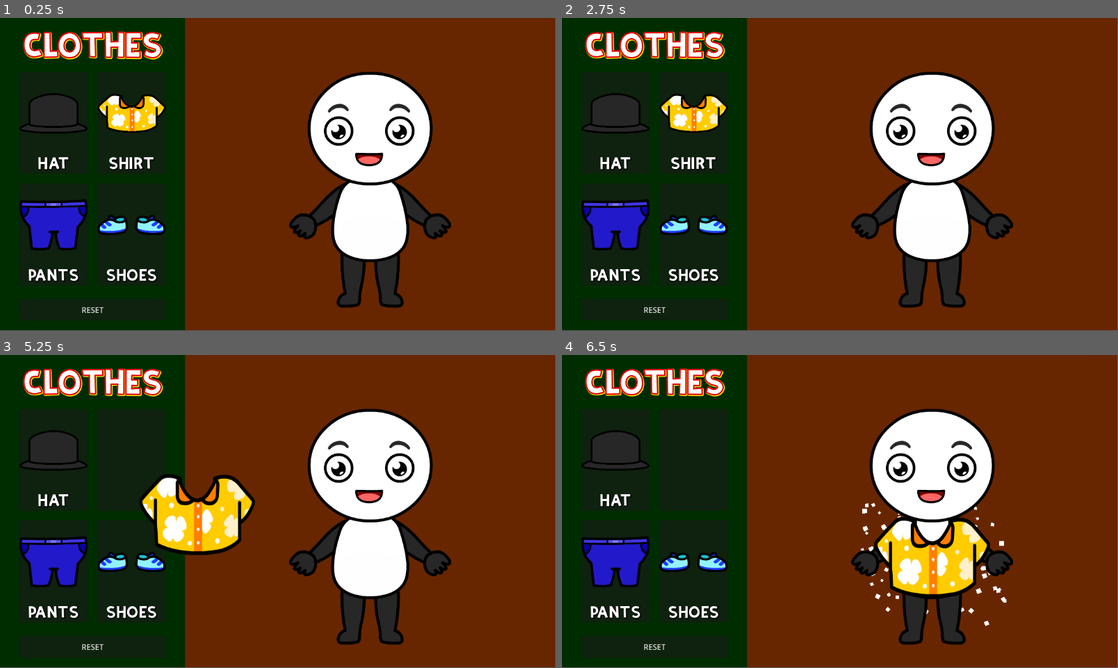
Above: before the commit, frames 1-4 (two rows, left to right).
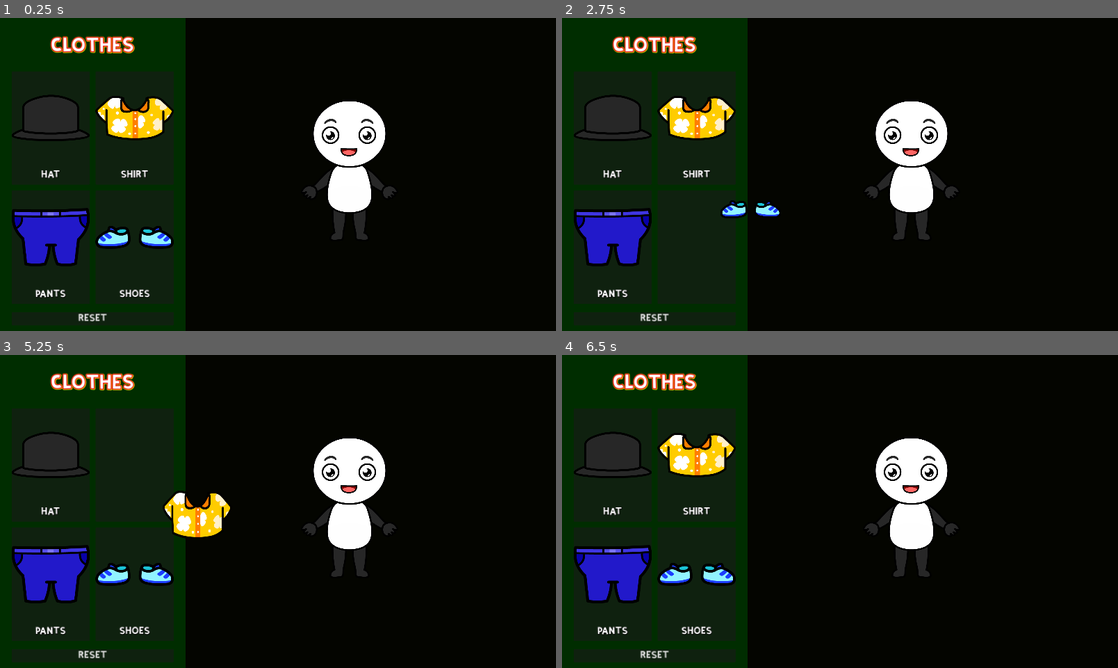
Above: after the commit, the same moments.

Repository: Vivek13130/Godot_internship_project
Game: Godot game, scene res://scenes/main.tscn
Two runs of this game, one before a commit and one after it. Both use one fixed random seed, a clock stepped at 60 frames per second and the inputs below.
Inputs (mouse positions are in pixels of both pictures, inside the frame that each line leads up to):
- Up to frame 1 (0.25 s): no input
- Up to frame 2 (2.75 s): click "RESET" at 0.5 s; tap Enter at 1.25 s; move the mouse to (962, 158) at 1.27 s; click (962, 158) at 1.42 s; tap Space at 2 s; drag from (728, 190) to (934, 80) at 2.02 s
- Up to frame 3 (5.25 s): move the mouse to (333, 442) at 2.77 s; click (333, 442) at 2.92 s; drag from (250, 574) to (372, 558) at 3.52 s; tap Enter at 4.25 s; move the mouse to (444, 558) at 4.27 s; click (444, 558) at 4.42 s; tap Space at 5 s; drag from (111, 464) to (366, 614) at 5.02 s
- Up to frame 4 (6.5 s): move the mouse to (867, 511) at 5.77 s; click (867, 511) at 5.92 s
The window is 799x449 before the commit and 800x450 after it. Grey fills any space a smaller window leaves; there, only what the larger window draws over its background counts as a difference.

The runs differ from the first frame. In frame 1, 70% of the frame differs, in the area x 0-100%, y 0-100%; in frame 2, 70%; in frame 3, 69%; in frame 4, 70%.
Error after the commit: Invalid assignment of property or key 'x' with value of type 'Vector2' on a base object of type 'Vector2'. (res://scripts/gameplay.gd:38)

Commit message:
final commit

Diff:
--- a/project.godot
+++ b/project.godot
@@ -17,3 +17,23 @@
 [autoload]
 
 Manager="*res://scripts/manager.gd"
+
+[display]
+
+window/size/viewport_width=1920
+window/size/viewport_height=1080
+window/size/mode=3
+window/stretch/mode="canvas_items"
+
+[input]
+
+exit={
+"deadzone": 0.5,
+"events": [Object(InputEventKey,"resource_local_to_scene":false,"resource_name":"","device":-1,"window_id":0,"alt_pressed":false,"shift_pressed":false,"ctrl_pressed":false,"meta_pressed":false,"pressed":false,"keycode":0,"physical_keycode":4194305,"key_label":0,"unicode":0,"location":0,"echo":false,"script":null)
+]
+}
+
+[rendering]
+
+renderer/rendering_method="mobile"
+textures/vram_compression/import_etc2_astc=true
--- a/scenes/character.tscn
+++ b/scenes/character.tscn
@@ -76,7 +76,7 @@
 debug_color = Color(0.988851, 0, 0.297294, 0.42)
 
 [node name="MarkerFeet" type="Marker2D" parent="Sprite2D/feet"]
-position = Vector2(0, 417)
+position = Vector2(0, 406)
 
 [node name="head" type="CPUParticles2D" parent="."]
 show_behind_parent = true
@@ -168,8 +168,10 @@
 gravity = Vector2(0, 0)
 initial_velocity_min = 300.0
 initial_velocity_max = 500.0
-angular_velocity_max = 500.0
-damping_max = 5.0
+angular_velocity_min = 400.0
+angular_velocity_max = 720.0
+radial_accel_max = 50.0
+damping_max = 10.0
 scale_amount_min = 10.0
 scale_amount_max = 18.0
 color = Color(1, 1, 0, 1)
--- a/scenes/character_panel.tscn
+++ b/scenes/character_panel.tscn
@@ -15,4 +15,4 @@
 anchor_bottom = 1.0
 grow_horizontal = 2
 grow_vertical = 2
-color = Color(0.406955, 0.150814, 0, 1)
+color = Color(0.0167969, 0.0206215, 0, 1)
--- a/scenes/gameplay.tscn
+++ b/scenes/gameplay.tscn
@@ -9,7 +9,7 @@
 script = ExtResource("1_sy1rp")
 
 [node name="Character" parent="." instance=ExtResource("2_mx6cu")]
-position = Vector2(805, 334)
+position = Vector2(1207, 526)
 scale = Vector2(0.6, 0.6)
 
 [node name="DragDrop" parent="." instance=ExtResource("3_gafl1")]
--- a/scenes/tool_panel.tscn
+++ b/scenes/tool_panel.tscn
@@ -213,6 +213,8 @@
 layout_mode = 2
 size_flags_stretch_ratio = 2.0
 focus_mode = 0
+theme_override_fonts/font = ExtResource("1_mte48")
+theme_override_font_sizes/font_size = 25
 text = "RESET"
 
 [connection signal="gui_input" from="MarginContainer/OuterVBox/MainVBox/UpperHBox/Panel/hatCard" to="." method="_on_card_1_gui_input"]
--- a/scripts/character.gd
+++ b/scripts/character.gd
@@ -40,17 +40,10 @@
 
 	for item_name in drop_item_info.keys():
 
-		print(drop_item_info[item_name])
-		print()
 		if (drop_item_info[item_name]["item_inside_area"] and not drop_item_info[item_name]["placed"]):
-			print("this is still overlappigng -- ", item_name)
 			drop_item_info[item_name]["placed"] = true
-			check_overall_placement()
-			print(drop_item_info[item_name])
-			print()
 			return item_name
 
-	print("returned @@@@ ")
 	return ""
 
 
@@ -62,23 +55,27 @@
 
 	if(count == drop_item_info.size()):
 		$overall.emitting = true
+	return count
 
 func set_correct_position(dragged_item_name : String , dragged_item_instance ) :
 
 	drop_item_info[dragged_item_name]["placed"] = true
 
 	# particle logic :
-	match dragged_item_name:
-		"hat":
-			$head.emitting = true
-		"shirt":
-			$body.emitting = true
-		"pant":
-			$leg.emitting = true
-		"shoes":
-			$feet.emitting = true
-		_:
-			print("Unknown item")
+	if(check_overall_placement() < drop_item_info.size()):
+		# overall particles are differnt than normal ones
+		# so not emitting both together when all clothes are placed
+		match dragged_item_name:
+			"hat":
+				$head.emitting = true
+			"shirt":
+				$body.emitting = true
+			"pant":
+				$leg.emitting = true
+			"shoes":
+				$feet.emitting = true
+			_:
+				print("Unknown item")
 
 
 	# setting at correct position
@@ -130,7 +127,6 @@
 
 func _on_feet_detection_area_area_entered(area: Area2D) -> void:
 	if(area.name == "shoeArea"):
-		print("shoe detected : " , area.name)
 		drop_item_info["shoes"]["item_inside_area"] = true
 
 func _on_feet_detection_area_area_exited(area: Area2D) -> void:
--- a/scripts/drag_drop.gd
+++ b/scripts/drag_drop.gd
@@ -15,15 +15,14 @@
 	# if it is not added to scene tree, then it will not be visible
 
 
-func handle_scale(item_name , dragged_item): # custom scale values , so that dress fits character
+func handle_scale(item_name , _dragged_item_inst): # custom scale values , so that dress fits character
 	if(Manager.custom_scale_values[item_name]):
-		print("setting custom scale ")
 		dragged_item.scale = Manager.custom_scale_values[item_name]
 	else:
 		print("setting scale of invalid item : " , item_name)
 
 
-func _process(delta):
+func _process(_delta):
 	if dragged_item:
 		dragged_item.global_position = get_global_mouse_position()
 
@@ -39,10 +38,8 @@
 		var character = get_parent().get_node("Character")
 		if character :
 			var correct_overlap = character.find_valid_overlap()
-			print("correct overlap ----- " , correct_overlap)
 			if(correct_overlap == ""):
 				# no valid overlap found , reset position
-				print("resetting position ")
 				Manager.reset_position(dragged_item_name, temp_dragged_item)
 			else:
 				character.set_correct_position(dragged_item_name , temp_dragged_item)
--- a/scripts/gameplay.gd
+++ b/scripts/gameplay.gd
@@ -9,8 +9,12 @@
 	handle_character_position()
 	Manager.gameplay_layer_node = $"."
 
+func _input(event):
+	if event.is_action_pressed("exit"):
+		get_tree().quit()
 
-func _process(delta: float) -> void:
+
+func _process(_delta: float) -> void:
 	if(get_viewport().size.x != viewport.x || get_viewport().size.y != viewport.y):
 		# if viewport changes , recalculate the position
 		handle_character_position()
@@ -18,6 +22,18 @@
 
 func handle_character_position():
 	# this function will make sure our character stay in center of screen
-	viewport = get_viewport().size
-	character.global_position.x = (viewport.x * 2) / 3
-	character.global_position.y = (viewport.y * 5.5) / 10
+	var viewport_size = get_viewport().size
+	var screen_width : float = viewport_size.x
+	var screen_height : float = viewport_size.y
+	var new_x
+	var new_y
+
+	if(screen_width / screen_height > 16.0 / 9):
+		new_x = screen_width / 2
+	else :
+		new_x = (screen_width * 2) / 3 * scale  # Position on the x-axis
+
+	new_y = (screen_height * 5.5) / 10 * scale  # Position on the y-axis
+
+	character.global_position.x = new_x
+	character.global_position.y = new_y
--- a/scripts/manager.gd
+++ b/scripts/manager.gd
@@ -33,7 +33,7 @@
 	"hat" : Vector2(0.65, 0.65),
 	"shirt" : Vector2(0.65, 0.8),
 	"pant" : Vector2(0.65, 0.6),
-	"shoes" : Vector2(0.7, 0.6)
+	"shoes" : Vector2(0.7, 0.7)
 }
 
 
@@ -66,7 +66,7 @@
 
 
 
-func _process(delta: float) -> void:
+func _process(_delta: float) -> void:
 	# resetting the position in this if condition
 	if(moving_to_reset and dragged_item_instance):
 		var current_position = dragged_item_instance.global_position
--- a/scripts/tool_panel.gd
+++ b/scripts/tool_panel.gd
@@ -62,5 +62,4 @@
 
 func _on_button_pressed() -> void:
 	# restart the game
-	var current_scene = get_tree().current_scene  # Get the current scene
-	get_tree().reload_current_scene()  # Reload the current scene
+	get_tree().reload_current_scene()
Not shown, added: export_presets.cfg
